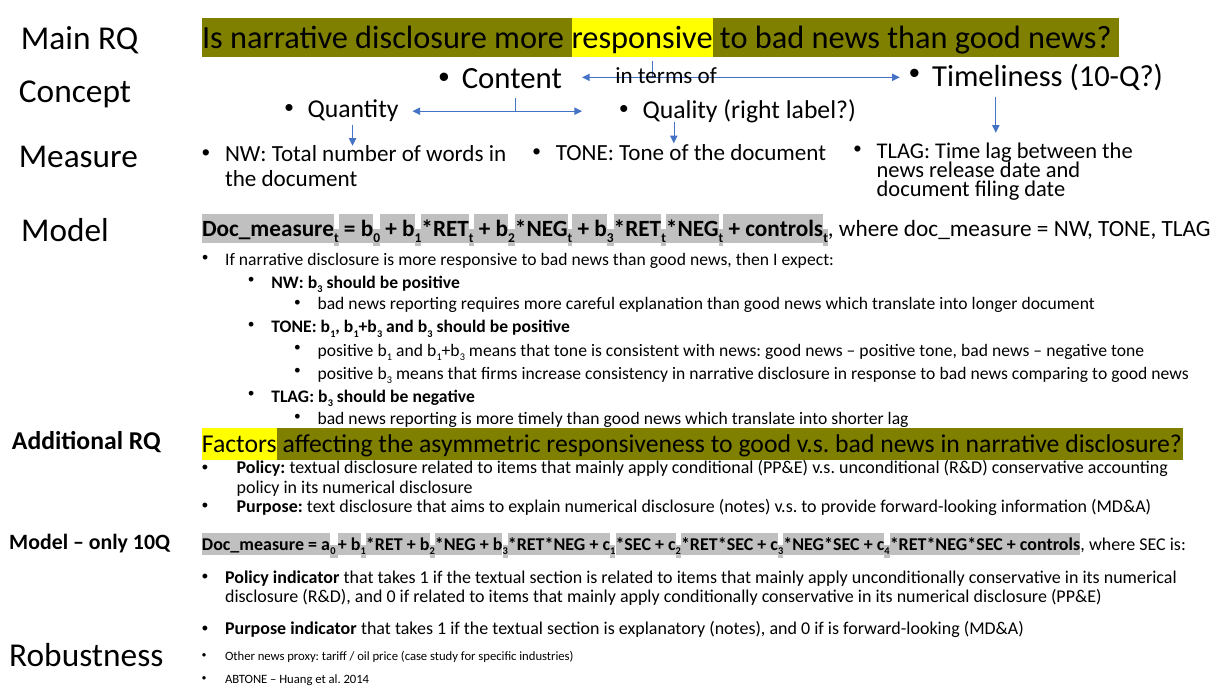
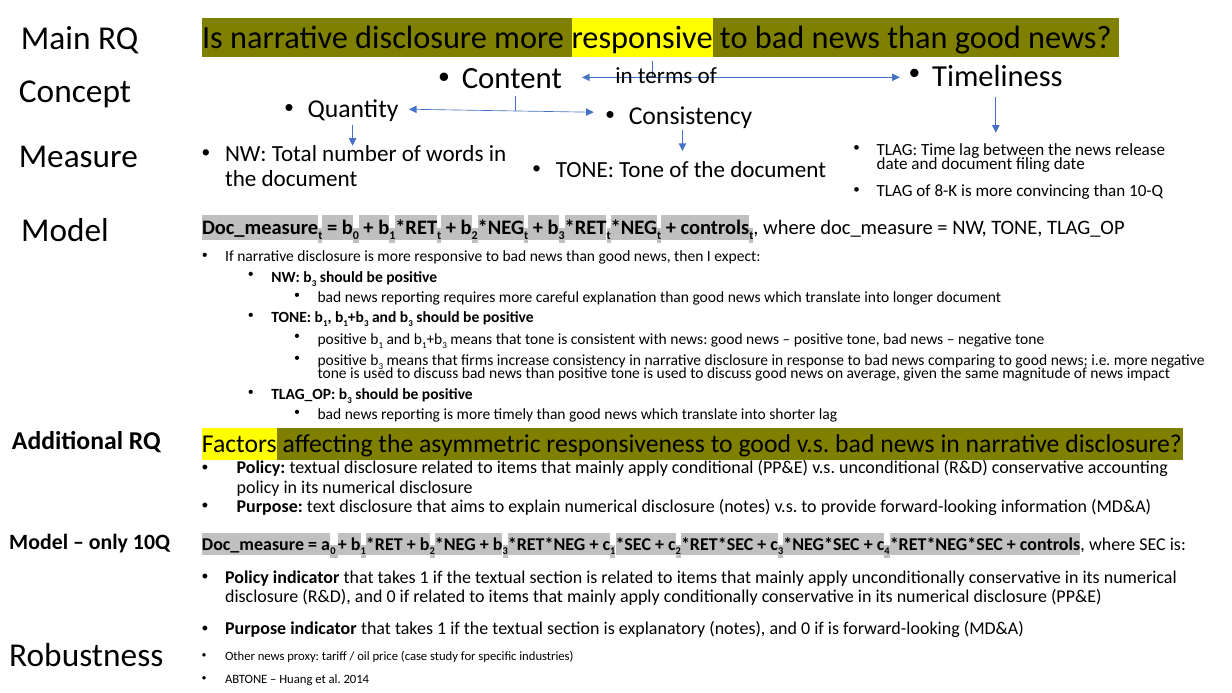
Before and after one commit to fengzhi22/narrative_conservatism, a slide deck: slide 1 of output/Figures.pptx. Drawn at 1232x693 pixels with LibreOffice and Linux fonts; fonts in the diff are those of the drawing. Boxes give left, top, right and bottom in pixels: in the first picture for what was removed or moved away, otherwise in the second. Text is boxed around its words. In the diff, an @@ line names an element or a change of style, - is before the commit and + after.

```diff
--- a/output/Figures.pptx
+++ b/output/Figures.pptx
@@ text at box(932, 64, 1063, 87): text changed @@
-• Timeliness (10-Q?)
+• Timeliness
@@ double arrow moved from (412, 111) - (582, 111) to (409, 109) - (594, 112) @@
@@ text at box(629, 106, 753, 128): text changed @@
-• Quality (right label?)
+• Consistency
@@ arrow moved from (674, 122) - (674, 143) to (683, 130) - (683, 151) @@
@@ text at box(877, 143, 1165, 172): size 17.5 to 13.3 pt in "TLAG: Time lag between the news release ..." @@
@@ text "TONE: Tone of the document" rewrapped from box(556, 140, 826, 160) to box(556, 161, 826, 177) @@
@@ text at box(877, 184, 1163, 199): paragraph added @@
+• TLAG of 8-K is more convincing than 10-Q
@@ text at box(202, 219, 1124, 237): text changed; size 18.1 to 16 pt @@
-Doc_measuret = b0 + b1*RETt + b2*NEGt + b3*RETt*NEGt + controlst, where doc_measure = NW, TONE, TLAG
+Doc_measuret = b0 + b1*RETt + b2*NEGt + b3*RETt*NEGt + controlst, where doc_measure = NW, TONE, TLAG_OP
@@ text at box(225, 250, 1044, 422): size 13.8 to 12.1 pt in "If narrative disclosure is more responsive to ...", "NW: b3 should be positive", "bad news reporting requires more careful explanation ...", "TONE: b1, b1+b3 and b3 should be ..." and 2 more places @@
@@ text at box(271, 354, 1204, 402): text changed; size 13.8 to 12.1 pt @@
-    • positive b3 means that firms increase consistency in narrative disclosure in response to bad news comparing to good news
-  • TLAG: b3 should be negative
+    • positive b3 means that firms increase consistency in narrative disclosure in response to bad news comparing to good news; i.e. more negative tone is used to discuss bad news than positive tone is used to discuss good news on average, given the same magnitude of news impact
+  • TLAG_OP: b3 should be positive
```
Also in this commit, not shown: 3 other slides changed, 1 slide added, 17 other files.
